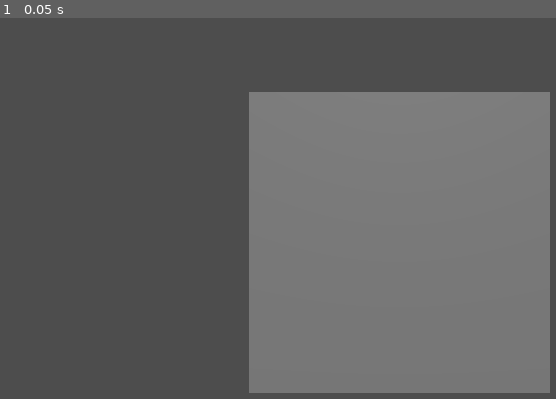
Above: before the commit, frame 1.
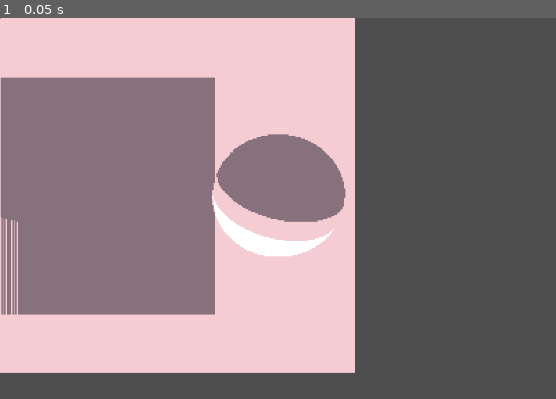
Above: after the commit, the same moment.

Repository: cxsquared/GGJ2024
Game: Godot game, scene res://CodyCTest.tscn
The game is run twice, just before and just after one commit, with the same random seed, the same clock (stepped at 60 frames per second) and the same inputs.
Inputs:
- Up to frame 1 (0.05 s): no input

The runs differ from the first frame. In frame 1, 85% of the frame differs, in the area x 0-99%, y 0-99%.

Commit message:
An actual triangle

Diff:
--- a/CodyCTest.tscn
+++ b/CodyCTest.tscn
@@ -1,29 +1,45 @@
-[gd_scene load_steps=6 format=3 uid="uid://cqfij2nw2sn0s"]
+[gd_scene load_steps=8 format=3 uid="uid://cqfij2nw2sn0s"]
 
 [ext_resource type="Shader" path="res://Dither.gdshader" id="1_1elef"]
 [ext_resource type="Script" path="res://TestImmediate.gd" id="1_adn7c"]
+[ext_resource type="Texture2D" uid="uid://3kgtiqrlkm3f" path="res://support/digital-fractal-1x.png" id="2_k8jro"]
+[ext_resource type="Texture2D" uid="uid://cewv2d5q3r5xq" path="res://support/bayer16.png" id="3_ra2qv"]
 
-[sub_resource type="ImageTexture" id="ImageTexture_n7bhx"]
+[sub_resource type="ShaderMaterial" id="ShaderMaterial_r0est"]
+shader = ExtResource("1_1elef")
+shader_parameter/u_bit_depth = 32
+shader_parameter/u_contrast = 1.0
+shader_parameter/u_offset = null
+shader_parameter/u_dither_size = 2
+shader_parameter/u_dither_tex = ExtResource("3_ra2qv")
+shader_parameter/u_color_tex = ExtResource("2_k8jro")
 
-[sub_resource type="ShaderMaterial" id="ShaderMaterial_1bkbg"]
-shader = ExtResource("1_1elef")
-shader_parameter/u_bit_depth = null
-shader_parameter/u_contrast = null
-shader_parameter/u_offset = null
-shader_parameter/u_dither_size = null
-shader_parameter/u_dither_tex = SubResource("ImageTexture_n7bhx")
+[sub_resource type="SphereMesh" id="SphereMesh_cemit"]
 
-[sub_resource type="ImmediateMesh" id="ImmediateMesh_6wo8k"]
+[sub_resource type="ImmediateMesh" id="ImmediateMesh_fktqy"]
 
 [node name="Node3D" type="Node3D"]
 
-[node name="MeshInstance3D" type="MeshInstance3D" parent="."]
-material_override = SubResource("ShaderMaterial_1bkbg")
-mesh = SubResource("ImmediateMesh_6wo8k")
-script = ExtResource("1_adn7c")
+[node name="SubViewportContainer" type="SubViewportContainer" parent="."]
+material = SubResource("ShaderMaterial_r0est")
+offset_right = 40.0
+offset_bottom = 40.0
 
-[node name="Camera3D" type="Camera3D" parent="."]
+[node name="SubViewport" type="SubViewport" parent="SubViewportContainer"]
+
+[node name="MeshInstance3D2" type="MeshInstance3D" parent="SubViewportContainer/SubViewport"]
+transform = Transform3D(1, 0, 0, 0, 1, 0, 0, 0, 1, 0.788398, 0, 0)
+mesh = SubResource("SphereMesh_cemit")
+skeleton = NodePath("../../..")
+
+[node name="DirectionalLight3D" type="DirectionalLight3D" parent="SubViewportContainer/SubViewport"]
+transform = Transform3D(1, 0, 0, 0, 0.629483, 0.777014, 0, -0.777014, 0.629483, 0, 2.01219, 1.46492)
+
+[node name="Camera3D" type="Camera3D" parent="SubViewportContainer/SubViewport"]
 transform = Transform3D(1, 0, 0, 0, 1, 0, 0, 0, 1, 0, 0, 1.94941)
 
-[node name="DirectionalLight3D" type="DirectionalLight3D" parent="."]
-transform = Transform3D(1, 0, 0, 0, 0.629483, 0.777014, 0, -0.777014, 0.629483, 0, 2.01219, 1.46492)
+[node name="MeshInstance3D" type="MeshInstance3D" parent="SubViewportContainer/SubViewport"]
+transform = Transform3D(1, 0, 0, 0, 1, 0, 0, 0, 1, -0.687855, 0, 0)
+mesh = SubResource("ImmediateMesh_fktqy")
+skeleton = NodePath("../../..")
+script = ExtResource("1_adn7c")
Not shown, changed: support/cubeorsomething.gltf
